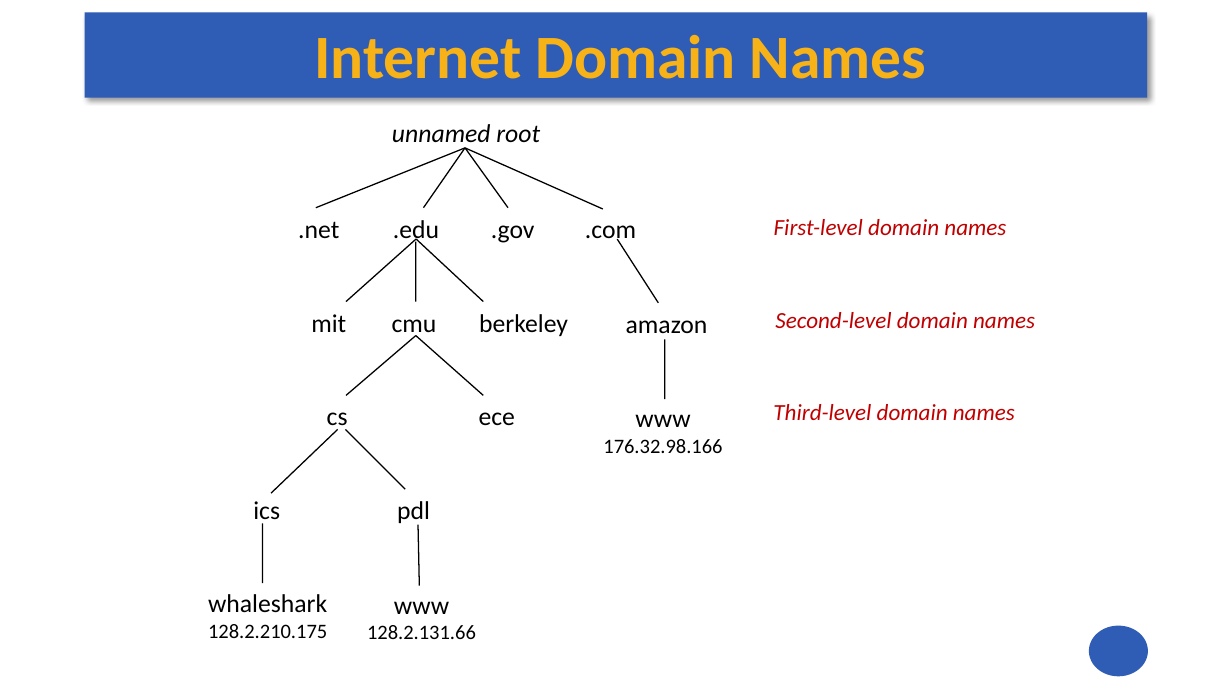
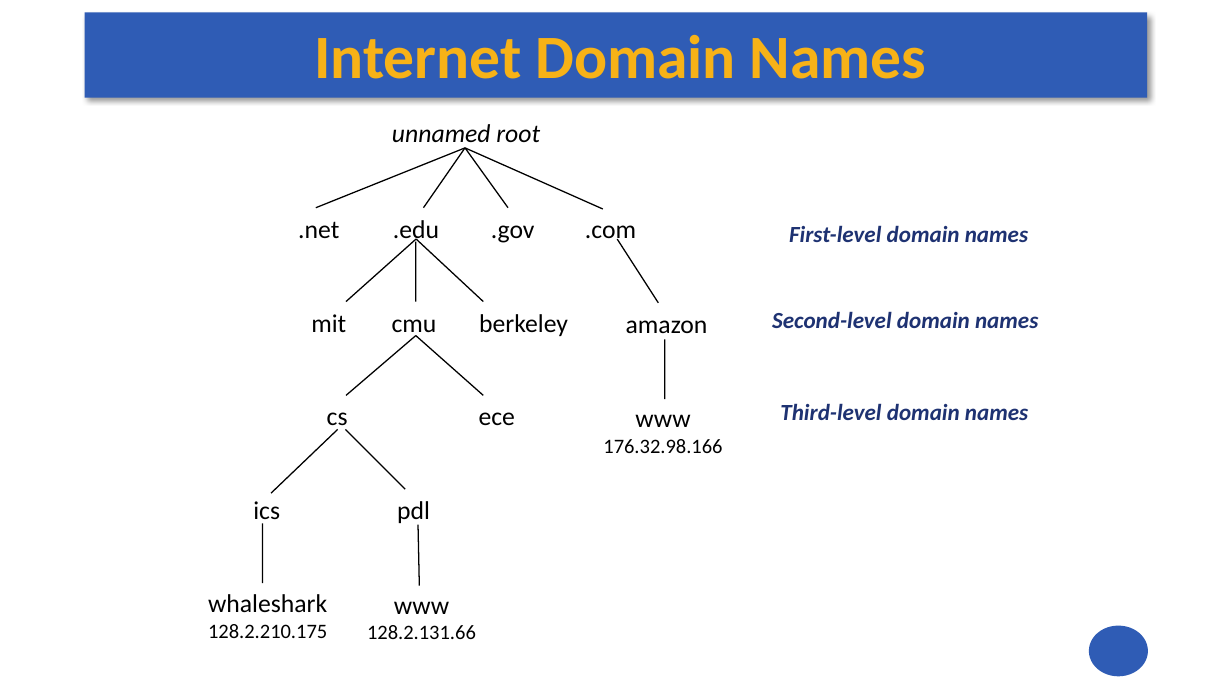
Before and after one commit to andrewt0301/hse-acos-course, a slide deck: slide 20 of docs/part2os/12_Networking/OS_Lecture_12.pptx. Drawn at 1232x693 pixels with LibreOffice and Linux fonts; fonts in the diff are those of the drawing. Boxes give left, top, right and bottom in pixels: in the first picture for what was removed or moved away, otherwise in the second. Text is boxed around its words. In the diff, an @@ line names an element or a change of style, - is before the commit and + after.

```diff
--- a/docs/part2os/12_Networking/OS_Lecture_12.pptx
+++ b/docs/part2os/12_Networking/OS_Lecture_12.pptx
@@ text colour #C00000 to #1E3272, bold on in 3 elements at [772, 311, 1038, 328], [780, 403, 1028, 420], [789, 225, 1028, 242] @@
```
Also in this commit, not shown: 12 other slides changed, 1 slide added, 1 other file.
